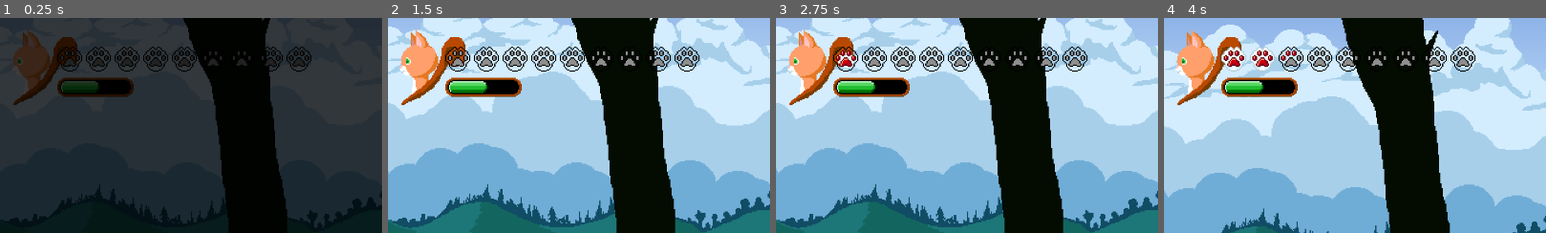
Above: before the commit, frames 1-4 (left to right).
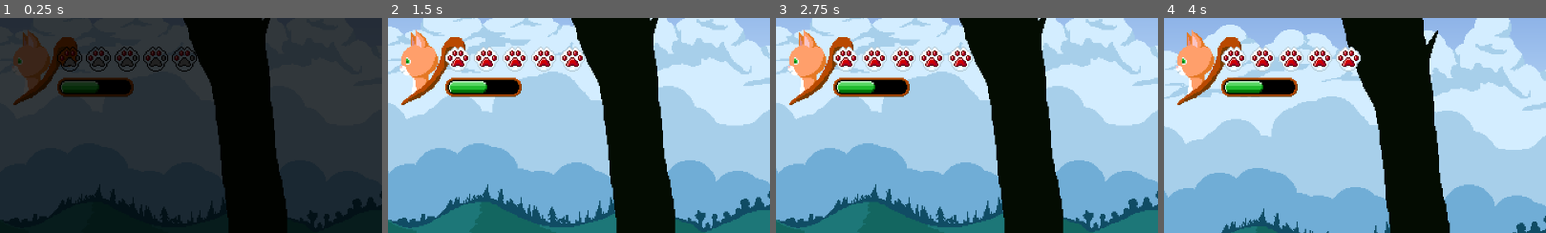
Above: after the commit, the same moments.

Repository: PalomPorom7/Metroidvania
Game: Godot game, scene res://Scenes/game.tscn
Same seed, same stepped clock (60 frames per second), same inputs: the game is played once before the commit and once after it.
Inputs:
- Up to frame 1 (0.25 s): no input
- Up to frame 2 (1.5 s): tap Enter at 0.5 s; hold Down (look_down) 0.53-1.28 s; tap Z (jump) at 0.77, 1.07 s; tap Up (look_up) at 0.8, 1.35 s
- Up to frame 3 (2.75 s): tap Z (jump) at 1.52, 1.82 s; tap 0 at 1.55, 2.1 s; tap 1 at 2.3 s
- Up to frame 4 (4 s): tap 1 at 2.85 s; tap Z (jump) at 3.02, 3.32, 3.77 s; tap 2 at 3.05, 3.6 s; tap 3 at 3.8 s
The pictures show only the part of the screen within x 0-50%, y 0-50%; the shares and areas given below are measured in that part.

The runs differ from the first frame. In frame 1, 0.8% of the frame differs, in the area x 16-82%, y 13-25%; in frame 2, 3.4%, in the area x 15-82%, y 13-26%; in frame 3, 3.1%; in frame 4, 2.4%.

Commit message:
Hurt Box

Diff:
--- a/Scenes/Characters/kitty.tscn
+++ b/Scenes/Characters/kitty.tscn
@@ -1,7 +1,8 @@
-[gd_scene load_steps=35 format=3 uid="uid://c4bxjxcgtvxyv"]
+[gd_scene format=3 uid="uid://c4bxjxcgtvxyv"]
 
 [ext_resource type="Script" uid="uid://cnabtvk7aqowv" path="res://Scripts/character.gd" id="1_4d7gs"]
 [ext_resource type="Texture2D" uid="uid://c0kyuoboi64uw" path="res://Assets/Sprites/Kitty/Cat-Default.png" id="2_4d7gs"]
+[ext_resource type="Script" uid="uid://dl7rh5imgcgw7" path="res://Scripts/hurt_box.gd" id="2_mc7f2"]
 [ext_resource type="AnimationNodeStateMachine" uid="uid://b3arg8hd30d1r" path="res://Scenes/Characters/locomotion.tres" id="3_8h8s0"]
 [ext_resource type="AudioStream" uid="uid://bonuwook64xa6" path="res://Assets/SFX/sfx_jump.wav" id="4_wo4o5"]
 [ext_resource type="AudioStream" uid="uid://dgyw3npnh72n4" path="res://Assets/SFX/sfx_land.wav" id="5_kdfac"]
@@ -18,6 +19,10 @@
 [sub_resource type="CapsuleShape2D" id="CapsuleShape2D_8h8s0"]
 radius = 6.0
 height = 28.0
+
+[sub_resource type="CapsuleShape2D" id="CapsuleShape2D_oh2nt"]
+radius = 4.0
+height = 24.0
 
 [sub_resource type="AtlasTexture" id="AtlasTexture_3j1hx"]
 atlas = ExtResource("2_4d7gs")
@@ -262,7 +267,7 @@
 atlas = ExtResource("2_4d7gs")
 region = Rect2(137, 9, 13, 15)
 
-[node name="Kitty" type="CharacterBody2D"]
+[node name="Kitty" type="CharacterBody2D" unique_id=2011354323]
 visibility_layer = 3
 collision_layer = 256
 script = ExtResource("1_4d7gs")
@@ -273,51 +278,60 @@
 _jump_height = 80.0
 _gravity_multiplier = 2.0
 
-[node name="CollisionShape2D" type="CollisionShape2D" parent="."]
+[node name="CollisionShape2D" type="CollisionShape2D" parent="." unique_id=167891020]
 position = Vector2(0, -14)
 shape = SubResource("CapsuleShape2D_8h8s0")
 
-[node name="Sprite2D" type="Sprite2D" parent="."]
+[node name="HurtBox" type="Area2D" parent="." unique_id=1544895168]
+collision_layer = 512
+collision_mask = 0
+monitoring = false
+script = ExtResource("2_mc7f2")
+
+[node name="CollisionShape2D" type="CollisionShape2D" parent="HurtBox" unique_id=708751239]
+position = Vector2(0, -12)
+shape = SubResource("CapsuleShape2D_oh2nt")
+debug_color = Color(0.18923053, 0.6424029, 0, 0.41960785)
+
+[node name="Sprite2D" type="Sprite2D" parent="." unique_id=581382877]
 position = Vector2(0, -18)
 texture = SubResource("AtlasTexture_3j1hx")
 
-[node name="AnimationPlayer" type="AnimationPlayer" parent="."]
-libraries = {
-&"": SubResource("AnimationLibrary_cngrh")
-}
-
-[node name="AnimationTree" type="AnimationTree" parent="."]
+[node name="AnimationPlayer" type="AnimationPlayer" parent="." unique_id=336009697]
+libraries/ = SubResource("AnimationLibrary_cngrh")
+
+[node name="AnimationTree" type="AnimationTree" parent="." unique_id=1408423736]
 tree_root = SubResource("AnimationNodeStateMachine_7n1hr")
 advance_expression_base_node = NodePath("..")
 anim_player = NodePath("../AnimationPlayer")
 
-[node name="Footstep" type="AudioStreamPlayer2D" parent="."]
+[node name="Footstep" type="AudioStreamPlayer2D" parent="." unique_id=941330525]
 stream = ExtResource("4_wo4o5")
 bus = &"SFX"
 script = ExtResource("5_te1kl")
 _sounds = Array[AudioStream]([ExtResource("6_xidd3"), ExtResource("7_7n1hr"), ExtResource("8_wluej"), ExtResource("9_wa61m")])
 
-[node name="Jump" type="AudioStreamPlayer2D" parent="."]
+[node name="Jump" type="AudioStreamPlayer2D" parent="." unique_id=1349303673]
 stream = ExtResource("4_wo4o5")
 bus = &"SFX"
 script = ExtResource("5_te1kl")
 
-[node name="Land" type="AudioStreamPlayer2D" parent="."]
+[node name="Land" type="AudioStreamPlayer2D" parent="." unique_id=1052570541]
 stream = ExtResource("5_kdfac")
 bus = &"SFX"
 script = ExtResource("5_te1kl")
 
-[node name="Voice" type="AudioStreamPlayer2D" parent="."]
+[node name="Voice" type="AudioStreamPlayer2D" parent="." unique_id=890689994]
 position = Vector2(0, -18)
 bus = &"Voice"
 script = ExtResource("11_wa61m")
 _jump_effort = Array[AudioStream]([ExtResource("12_ugghv"), ExtResource("13_mc7f2")])
 
-[node name="Coyote" type="Timer" parent="."]
+[node name="Coyote" type="Timer" parent="." unique_id=2105778691]
 wait_time = 0.25
 one_shot = true
 
-[node name="MapIcon" type="Sprite2D" parent="."]
+[node name="MapIcon" type="Sprite2D" parent="." unique_id=1363910337]
 visible = false
 visibility_layer = 2
 scale = Vector2(8, 8)
--- a/Scenes/Rooms/Forest/start_room.tscn
+++ b/Scenes/Rooms/Forest/start_room.tscn
@@ -16,17 +16,17 @@
 tile_size = Vector2i(32, 32)
 sources/1 = SubResource("TileSetAtlasSource_ocn8a")
 
-[node name="StartRoom" type="Area2D"]
+[node name="StartRoom" type="Area2D" unique_id=639118513]
 visibility_layer = 3
 collision_mask = 256
 script = ExtResource("1_4o6nq")
 _contents_scene = ExtResource("2_4o6nq")
 
-[node name="CollisionShape2D" type="CollisionShape2D" parent="."]
+[node name="CollisionShape2D" type="CollisionShape2D" parent="." unique_id=1260645959]
 position = Vector2(0, -112)
 shape = SubResource("RectangleShape2D_dd8l6")
 
-[node name="TileMapLayer" type="TileMapLayer" parent="."]
+[node name="TileMapLayer" type="TileMapLayer" parent="." unique_id=1468902152]
 modulate = Color(0, 0.5019608, 0, 1)
 visibility_layer = 2
 tile_map_data = PackedByteArray("AADv/wAAAQAAAAAAAADw/wAAAQAAAAAAAADx/wAAAQAAAAAAAADy/wAAAQAAAAAAAADz/wAAAQAAAAAAAAD0/w …(1296 unchanged characters)…
--- a/Scenes/game.tscn
+++ b/Scenes/game.tscn
@@ -20,6 +20,11 @@
 [sub_resource type="ViewportTexture" id="ViewportTexture_ldgsr"]
 viewport_path = NodePath("MapViewport")
 
+[sub_resource type="AtlasTexture" id="AtlasTexture_nnt18"]
+resource_local_to_scene = true
+atlas = ExtResource("12_nb51f")
+region = Rect2(192, 0, 32, 32)
+
 [sub_resource type="AtlasTexture" id="AtlasTexture_ewbju"]
 resource_local_to_scene = true
 atlas = ExtResource("12_nb51f")
@@ -56,11 +61,6 @@
 region = Rect2(192, 0, 32, 32)
 
 [sub_resource type="AtlasTexture" id="AtlasTexture_vm72l"]
-resource_local_to_scene = true
-atlas = ExtResource("12_nb51f")
-region = Rect2(192, 0, 32, 32)
-
-[sub_resource type="AtlasTexture" id="AtlasTexture_22asu"]
 resource_local_to_scene = true
 atlas = ExtResource("12_nb51f")
 region = Rect2(192, 0, 32, 32)
@@ -158,6 +158,7 @@
 texture = ExtResource("11_1phco")
 
 [node name="HealthCounter" type="HBoxContainer" parent="CanvasLayer/HUD/Vitals" unique_id=1497370051]
+unique_name_in_owner = true
 layout_mode = 0
 offset_left = 33.0
 offset_top = 8.0
@@ -169,39 +170,39 @@
 
 [node name="HealthIcon1" parent="CanvasLayer/HUD/Vitals/HealthCounter" unique_id=1585766523 instance=ExtResource("13_1phco")]
 layout_mode = 2
+texture = SubResource("AtlasTexture_nnt18")
+
+[node name="HealthIcon2" parent="CanvasLayer/HUD/Vitals/HealthCounter" unique_id=308534979 instance=ExtResource("13_1phco")]
+layout_mode = 2
 texture = SubResource("AtlasTexture_ewbju")
 
-[node name="HealthIcon2" parent="CanvasLayer/HUD/Vitals/HealthCounter" unique_id=308534979 instance=ExtResource("13_1phco")]
+[node name="HealthIcon3" parent="CanvasLayer/HUD/Vitals/HealthCounter" unique_id=535387212 instance=ExtResource("13_1phco")]
 layout_mode = 2
 texture = SubResource("AtlasTexture_85qyi")
 
-[node name="HealthIcon3" parent="CanvasLayer/HUD/Vitals/HealthCounter" unique_id=535387212 instance=ExtResource("13_1phco")]
+[node name="HealthIcon4" parent="CanvasLayer/HUD/Vitals/HealthCounter" unique_id=38168909 instance=ExtResource("13_1phco")]
 layout_mode = 2
 texture = SubResource("AtlasTexture_iivbl")
 
-[node name="HealthIcon4" parent="CanvasLayer/HUD/Vitals/HealthCounter" unique_id=38168909 instance=ExtResource("13_1phco")]
+[node name="HealthIcon5" parent="CanvasLayer/HUD/Vitals/HealthCounter" unique_id=326093497 instance=ExtResource("13_1phco")]
 layout_mode = 2
 texture = SubResource("AtlasTexture_7nbq1")
 
-[node name="HealthIcon5" parent="CanvasLayer/HUD/Vitals/HealthCounter" unique_id=326093497 instance=ExtResource("13_1phco")]
+[node name="HealthIcon6" parent="CanvasLayer/HUD/Vitals/HealthCounter" unique_id=34202027 instance=ExtResource("13_1phco")]
 layout_mode = 2
 texture = SubResource("AtlasTexture_exi56")
 
-[node name="HealthIcon6" parent="CanvasLayer/HUD/Vitals/HealthCounter" unique_id=34202027 instance=ExtResource("13_1phco")]
+[node name="HealthIcon7" parent="CanvasLayer/HUD/Vitals/HealthCounter" unique_id=1737950826 instance=ExtResource("13_1phco")]
 layout_mode = 2
 texture = SubResource("AtlasTexture_7t8sx")
 
-[node name="HealthIcon7" parent="CanvasLayer/HUD/Vitals/HealthCounter" unique_id=1737950826 instance=ExtResource("13_1phco")]
+[node name="HealthIcon8" parent="CanvasLayer/HUD/Vitals/HealthCounter" unique_id=298415098 instance=ExtResource("13_1phco")]
 layout_mode = 2
 texture = SubResource("AtlasTexture_mg4q0")
 
-[node name="HealthIcon8" parent="CanvasLayer/HUD/Vitals/HealthCounter" unique_id=298415098 instance=ExtResource("13_1phco")]
+[node name="HealthIcon9" parent="CanvasLayer/HUD/Vitals/HealthCounter" unique_id=632355684 instance=ExtResource("13_1phco")]
 layout_mode = 2
 texture = SubResource("AtlasTexture_vm72l")
-
-[node name="HealthIcon9" parent="CanvasLayer/HUD/Vitals/HealthCounter" unique_id=632355684 instance=ExtResource("13_1phco")]
-layout_mode = 2
-texture = SubResource("AtlasTexture_22asu")
 
 [node name="MagicGauge" type="ProgressBar" parent="CanvasLayer/HUD/Vitals" unique_id=415712282]
 layout_mode = 0
--- a/Scripts/Managers/game_manager.gd
+++ b/Scripts/Managers/game_manager.gd
@@ -6,6 +6,7 @@
 @onready var _kitty: CharacterBody2D = %Kitty
 @onready var _player: Timer = %Player
 @onready var _camera: Camera2D = %Camera2D
+@onready var _health_counter: HBoxContainer = %HealthCounter
 var _current_room: Room
 
 
@@ -13,6 +14,7 @@
 	get_viewport().canvas_cull_mask = 1
 	_map_viewport.world_2d = get_viewport().world_2d
 	_camera.follow(_kitty)
+	_kitty.get_node("HurtBox").set_counter(_health_counter)
 
 
 func on_player_entered_room(room_entered: Room) -> void:
--- a/Scripts/UI/icon_counter.gd
+++ b/Scripts/UI/icon_counter.gd
@@ -39,14 +39,15 @@
 	_value = new_value
 
 
-func _input(event: InputEvent) -> void:
-	if event is InputEventKey and event.pressed:
-		match event.keycode:
-			KEY_0, KEY_1, KEY_2, KEY_3, KEY_4, KEY_5, KEY_6, KEY_7, KEY_8, KEY_9:
-				var number: int = event.keycode - KEY_0
-				if Input.is_action_pressed("look_up"):
-					print("Set max health to " + str(number))
-					set_max_value(number)
-				else:
-					print("Set current health to " + str(number))
-					set_value(number)
+# TEST
+#func _input(event: InputEvent) -> void:
+	#if event is InputEventKey and event.pressed:
+		#match event.keycode:
+			#KEY_0, KEY_1, KEY_2, KEY_3, KEY_4, KEY_5, KEY_6, KEY_7, KEY_8, KEY_9:
+				#var number: int = event.keycode - KEY_0
+				#if Input.is_action_pressed("look_up"):
+					#print("Set max health to " + str(number))
+					#set_max_value(number)
+				#else:
+					#print("Set current health to " + str(number))
+					#set_value(number)
--- /dev/null
+++ b/Scripts/hurt_box.gd
@@ -0,0 +1,42 @@
+extends Area2D
+
+
+signal max_health_changed(new_max_health: int)
+signal current_health_changed(new_current_health: int)
+signal died
+
+
+var _max_health: int = 5
+@onready var _current_health: int = _max_health
+
+
+func set_counter(counter: Control) -> void:
+	max_health_changed.connect(counter.set_max_value)
+	current_health_changed.connect(counter.set_value)
+	max_health_changed.emit(_max_health)
+	current_health_changed.emit(_current_health)
+
+
+func take_damage(amount: int) -> void:
+	_current_health = max(_current_health - amount, 0)
+	current_health_changed.emit(_current_health)
+	if _current_health == 0:
+		died.emit()
+
+
+func recover(amount: int = 0) -> void:
+	if not amount:
+		_current_health = _max_health
+	else:
+		_current_health = min(_current_health + amount, _max_health)
+	current_health_changed.emit(_current_health)
+
+
+# TEST
+#func _input(event: InputEvent) -> void:
+	#if event.is_action_pressed("look_up"):
+		#recover(1)
+	#elif event.is_action_pressed("look_down"):
+		#take_damage(1)
+	#elif event.is_action_pressed("jump"):
+		#recover()
--- a/project.godot
+++ b/project.godot
@@ -97,6 +97,7 @@
 2d_render/layer_2="Map"
 2d_physics/layer_1="Terrain"
 2d_physics/layer_9="Player"
+2d_physics/layer_10="Player Hurt Box"
 
 [rendering]
 
Not shown: 1 places in Scenes/Rooms/Forest/start_room.tscn that only renumber resources
Not shown, added: Scripts/hurt_box.gd.uid
